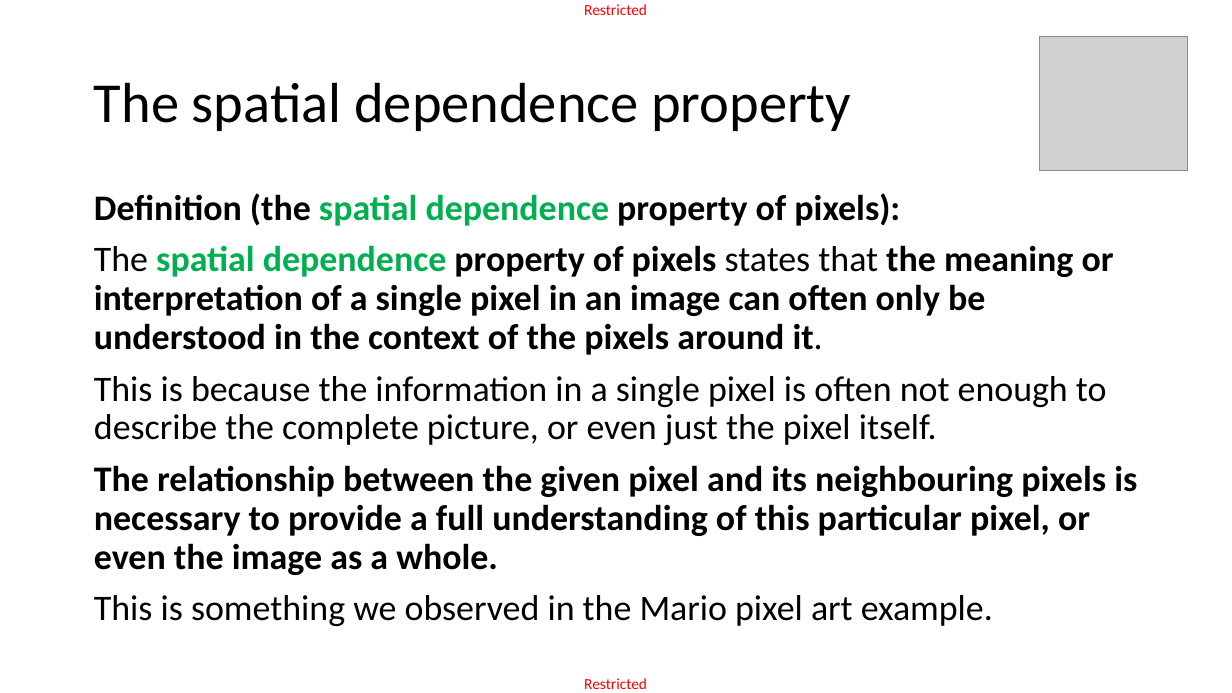
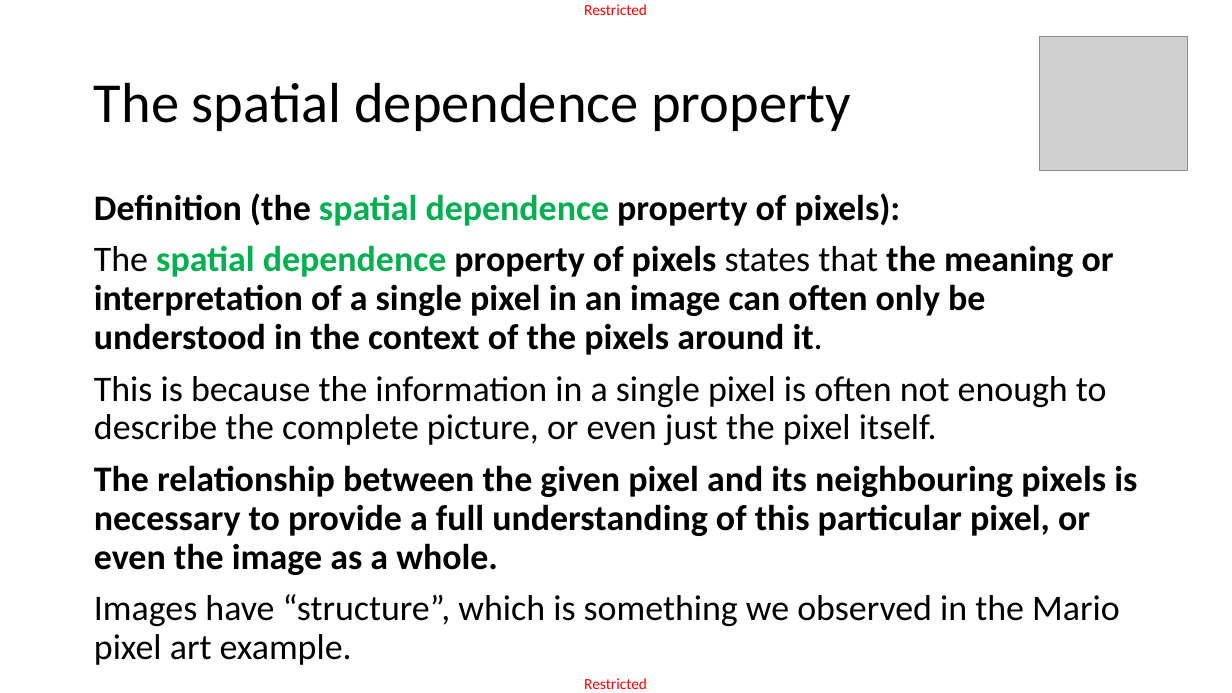
Before and after one commit to matthieudemari/SUTD_DL_50_039, a slide deck: slide 15 of W4/1. W4S1 final/W4S1.pptx. Drawn at 1232x693 pixels with LibreOffice and Linux fonts; fonts in the diff are those of the drawing; grey boxes stand for pictures. Boxes give left, top, right and bottom in pixels: in the first picture for what was removed or moved away, otherwise in the second. Text is boxed around its words. In the diff, an @@ line names an element or a change of style, - is before the commit and + after.

```diff
--- a/W4/1. W4S1 final/W4S1.pptx
+++ b/W4/1. W4S1 final/W4S1.pptx
@@ text at (94,594,1120,665): text changed @@
-This is something we observed in the Mario pixel art example.
+Images have “structure”, which is something we observed in the Mario pixel art example.
```
Also in this commit, not shown: 10 other slides changed, 2 slides added, 2 other files.
